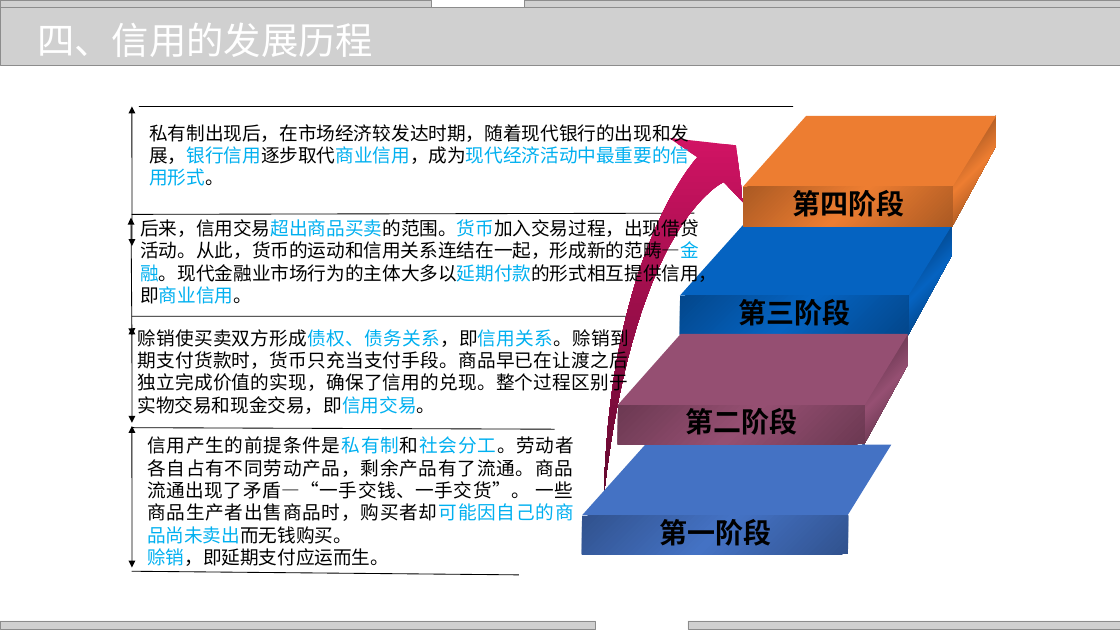
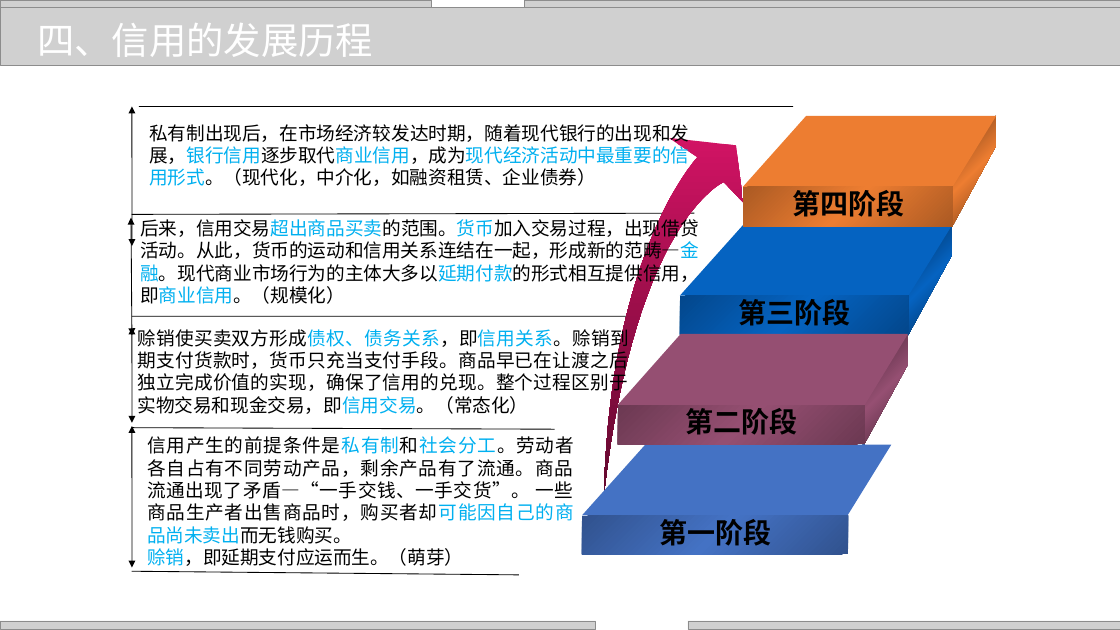
Before and after one commit to zhangjianzhang/internet_credit, a slide deck: slide 9 of files/slides/lecture_1.pptx (slide 10 before the commit). Drawn at 1120x630 pixels with LibreOffice and Linux fonts; fonts in the diff are those of the drawing; grey boxes stand for pictures; background and template pictures are left out. Boxes give left, top, right and bottom in pixels: in the first picture for what was removed or moved away, otherwise in the second. Text is boxed around its words. In the diff, an @@ line names an element or a change of style, - is before the commit and + after.

```diff
--- a/files/slides/lecture_1.pptx
+++ b/files/slides/lecture_1.pptx
@@ text at (x1=149, y1=124, x2=689, y2=186): text changed @@
-私有制出现后，在市场经济较发达时期，随着现代银行的出现和发展，银行信用逐步取代商业信用，成为现代经济活动中最重要的信用形式。
+私有制出现后，在市场经济较发达时期，随着现代银行的出现和发展，银行信用逐步取代商业信用，成为现代经济活动中最重要的信用形式。（现代化，中介化，如融资租赁、企业债券）
@@ text at (x1=140, y1=216, x2=699, y2=304): text changed @@
-后来，信用交易超出商品买卖的范围。货币加入交易过程，出现借贷活动。从此，货币的运动和信用关系连结在一起，形成新的范畴—金融。现代金融业市场行为的主体大多以延期付款的形式相互提供信用，即商业信用。
+后来，信用交易超出商品买卖的范围。货币加入交易过程，出现借贷活动。从此，货币的运动和信用关系连结在一起，形成新的范畴—金融。现代商业市场行为的主体大多以延期付款的形式相互提供信用，即商业信用。（规模化）
@@ text at (x1=138, y1=325, x2=629, y2=414): text changed @@
-赊销使买卖双方形成债权、债务关系，即信用关系。赊销到期支付货款时，货币只充当支付手段。商品早已在让渡之后独立完成价值的实现，确保了信用的兑现。整个过程区别于实物交易和现金交易，即信用交易。
+赊销使买卖双方形成债权、债务关系，即信用关系。赊销到期支付货款时，货币只充当支付手段。商品早已在让渡之后独立完成价值的实现，确保了信用的兑现。整个过程区别于实物交易和现金交易，即信用交易。（常态化）
@@ text at (x1=147, y1=548, x2=463, y2=566): text changed @@
-赊销，即延期支付应运而生。
+赊销，即延期支付应运而生。（萌芽）
```
Also in this commit, not shown: 3 other slides changed, 1 slide removed, 9 other files.
